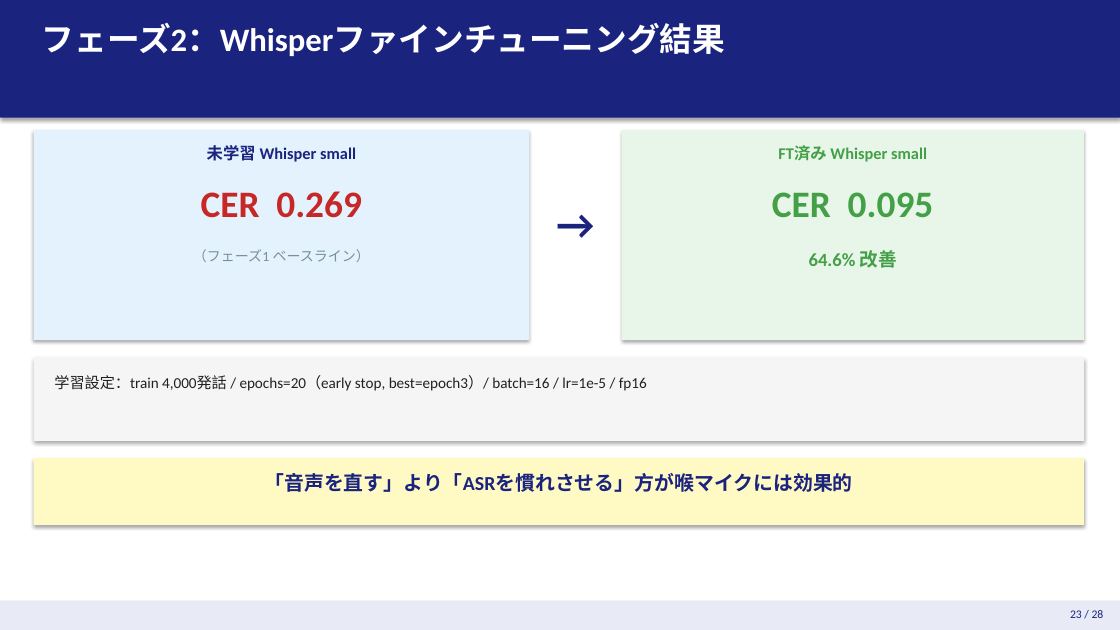
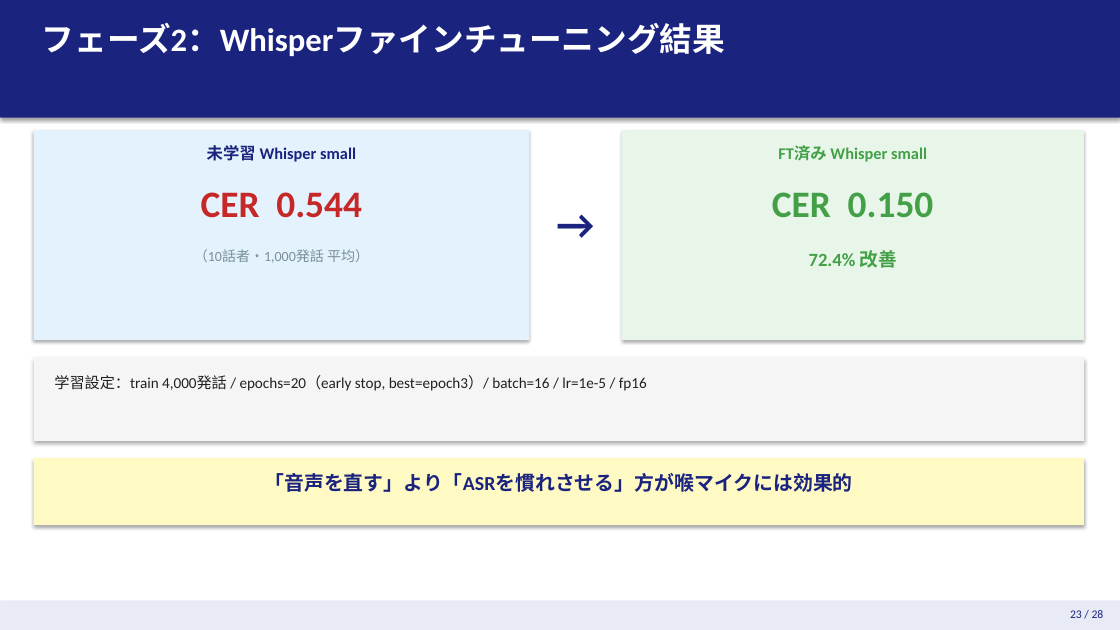
Before and after one commit to kasugayuji0716-art/bone-conduction-research, a slide deck: slide 23 of results/slides.pptx. Drawn at 1120x630 pixels with LibreOffice and Linux fonts; fonts in the diff are those of the drawing. Boxes give left, top, right and bottom in pixels: in the first picture for what was removed or moved away, otherwise in the second. Text is boxed around its words. In the diff, an @@ line names an element or a change of style, - is before the commit and + after.

```diff
--- a/results/slides.pptx
+++ b/results/slides.pptx
@@ text at (201, 192, 362, 218): text changed @@
-CER 0.269
+CER 0.544
@@ text at (772, 192, 934, 217): text changed @@
-CER 0.095
+CER 0.150
@@ text at (194, 249, 369, 263): text changed @@
-（フェーズ1 ベースライン）
+（10話者・1,000発話 平均）
@@ text at (809, 250, 897, 268): text changed @@
-64.6% 改善
+72.4% 改善
```
Also in this commit, not shown: 2 other slides changed, 5 other files.
